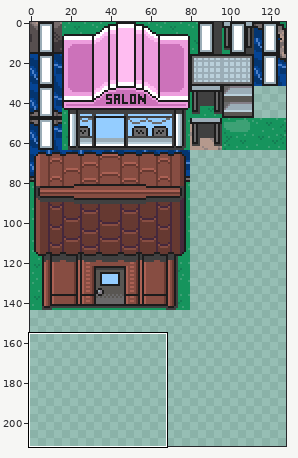
Two states of a pixel-art file, porytiles/islandgame_oranna_central_path/tileset.aseprite. Above, an overview of the earlier version with the close-up marked.
Close-up. Old version:
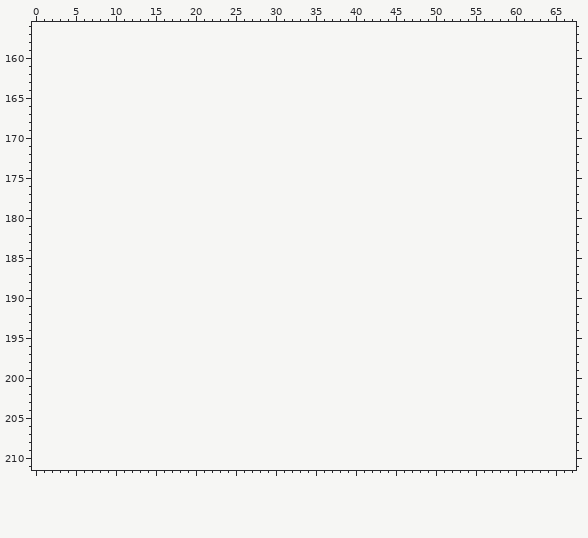
128x144 pixels, 1 frame. Shown: x 0..67, y 156..211. The old version is drawn lined up with the new one, on the new canvas. The wide view leaves out empty margins.
New version:
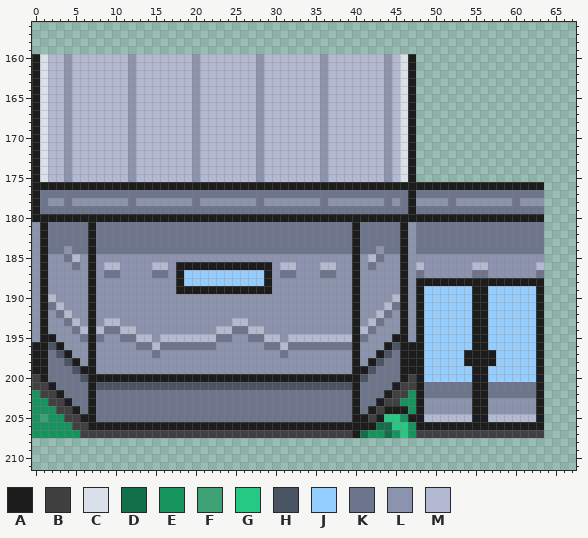
Palette (. is transparent): A #1c1c1c  B #404040  C #dae0ea  D #11704a  E #16945d  F #3da175  G #26c983  H #4a5462  J #94cdff  K #6d758d  L #8b93af  M #b3b9d1
Difference:
canvas 128x144 -> 128x256
@@ x 0..67 @@
 159 ....................................................................
-160 ....................................................................
-161 ....................................................................
-162 ....................................................................
-163 ....................................................................
-164 ....................................................................
-165 ....................................................................
-166 ....................................................................
-167 ....................................................................
-168 ....................................................................
-169 ....................................................................
-170 ....................................................................
-171 ....................................................................
-172 ....................................................................
-173 ....................................................................
-174 ....................................................................
-175 ....................................................................
-176 ....................................................................
-177 ....................................................................
-178 ....................................................................
-179 ....................................................................
-180 ....................................................................
-181 ....................................................................
-182 ....................................................................
-183 ....................................................................
-184 ....................................................................
-185 ....................................................................
-186 ....................................................................
-187 ....................................................................
-188 ....................................................................
-189 ....................................................................
-190 ....................................................................
-191 ....................................................................
-192 ....................................................................
-193 ....................................................................
-194 ....................................................................
-195 ....................................................................
-196 ....................................................................
-197 ....................................................................
-198 ....................................................................
-199 ....................................................................
-200 ....................................................................
-201 ....................................................................
-202 ....................................................................
-203 ....................................................................
-204 ....................................................................
-205 ....................................................................
-206 ....................................................................
-207 ....................................................................
+160 ACMMLMMMMMMMLMMMMMMMLMMMMMMMLMMMMMMMLMMMMMMMLMCA....................
+161 ACMMLMMMMMMMLMMMMMMMLMMMMMMMLMMMMMMMLMMMMMMMLMCA....................
+162 ACMMLMMMMMMMLMMMMMMMLMMMMMMMLMMMMMMMLMMMMMMMLMCA....................
+163 ACMMLMMMMMMMLMMMMMMMLMMMMMMMLMMMMMMMLMMMMMMMLMCA....................
+164 ACMMLMMMMMMMLMMMMMMMLMMMMMMMLMMMMMMMLMMMMMMMLMCA....................
+165 ACMMLMMMMMMMLMMMMMMMLMMMMMMMLMMMMMMMLMMMMMMMLMCA....................
+166 ACMMLMMMMMMMLMMMMMMMLMMMMMMMLMMMMMMMLMMMMMMMLMCA....................
+167 ACMMLMMMMMMMLMMMMMMMLMMMMMMMLMMMMMMMLMMMMMMMLMCA....................
+168 ACMMLMMMMMMMLMMMMMMMLMMMMMMMLMMMMMMMLMMMMMMMLMCA....................
+169 ACMMLMMMMMMMLMMMMMMMLMMMMMMMLMMMMMMMLMMMMMMMLMCA....................
+170 ACMMLMMMMMMMLMMMMMMMLMMMMMMMLMMMMMMMLMMMMMMMLMCA....................
+171 ACMMLMMMMMMMLMMMMMMMLMMMMMMMLMMMMMMMLMMMMMMMLMCA....................
+172 ACMMLMMMMMMMLMMMMMMMLMMMMMMMLMMMMMMMLMMMMMMMLMCA....................
+173 ACMMLMMMMMMMLMMMMMMMLMMMMMMMLMMMMMMMLMMMMMMMLMCA....................
+174 ACMMLMMMMMMMLMMMMMMMLMMMMMMMLMMMMMMMLMMMMMMMLMCA....................
+175 ACMMLMMMMMMMLMMMMMMMLMMMMMMMLMMMMMMMLMMMMMMMLMCA....................
+176 AAAAAAAAAAAAAAAAAAAAAAAAAAAAAAAAAAAAAAAAAAAAAAAAAAAAAAAAAAAAAAAA....
+177 AKKKKKKKKKKKKKKKKKKKKKKKKKKKKKKKKKKKKKKKKKKKKKKAKKKKKKKKKKKKKKKK....
+178 AKLLKLLLLLLLKLLLLLLLKLLLLLLLKLLLLLLLKLLLLLLLKLKALLLLKLLLLLLLKLLL....
+179 AKKKKKKKKKKKKKKKKKKKKKKKKKKKKKKKKKKKKKKKKKKKKKKAKKKKKKKKKKKKKKKK....
+180 AAAAAAAAAAAAAAAAAAAAAAAAAAAAAAAAAAAAAAAAAAAAAAAAAAAAAAAAAAAAAAAA....
+181 LAKKKKKAKKKKKKKKKKKKKKKKKKKKKKKKKKKKKKKKAKKKKKALKKKKKKKKKKKKKKKK....
+182 LAKKKKKAKKKKKKKKKKKKKKKKKKKKKKKKKKKKKKKKAKKKKKALKKKKKKKKKKKKKKKK....
+183 LAKKKKKAKKKKKKKKKKKKKKKKKKKKKKKKKKKKKKKKAKKKKKALKKKKKKKKKKKKKKKK....
+184 LAKKLKKAKKKKKKKKKKKKKKKKKKKKKKKKKKKKKKKKAKKLKKALKKKKKKKKKKKKKKKK....
+185 LALLKMLALLLLLLLLLLLLLLLLLLLLLLLLLLLLLLLLALMKLLALLLLLLLLLLLLLLLLL....
+186 LALLLKLALMMLLLLMMLAAAAAAAAAAAALMMLLLMMLLALKLLLALMLLLLLLMMLLLLLLM....
+187 LALLLLLALKKLLLLKKLAJJJJJJJJJJALKKLLLKKLLALLLLLALKLLLLLLKKLLLLLLK....
+188 LALLLLLALLLLLLLLLLAJJJJJJJJJJALLLLLLLLLLALLLLLALAAAAAAAAAAAAAAAA....
+189 LALLLLLALLLLLLLLLLAAAAAAAAAAAALLLLLLLLLLALLLLLALAJJJJJJAAJJJJJJA....
+190 LAMLLLLALLLLLLLLLLLLLLLLLLLLLLLLLLLLLLLLALLLLMALAJJJJJJAAJJJJJJA....
+191 LAKMLLLALLLLLLLLLLLLLLLLLLLLLLLLLLLLLLLLALLLMKALAJJJJJJAAJJJJJJA....
+192 LALKMLLALLLLLLLLLLLLLLLLLLLLLLLLLLLLLLLLALLMKLALAJJJJJJAAJJJJJJA....
+193 LALLKMLALMMLLLLLLLLLLLLLLMMLLLLLLLLLLLLLALMKLLALAJJJJJJAAJJJJJJA....
+194 LALLLKMAMKKMMLLLLLLLLLLMMKKMMLLLLLLLLLLLAMKLLLALAJJJJJJAAJJJJJJA....
+195 LAALLLKAKLLKKMMLMMMMMMMKKLLKKMMLMMMMMMMMAKLLLAALAJJJJJJAAJJJJJJA....
+196 AAHALLLALLLLLKKMKKKKKKKLLLLLLKKMKKKKKKKKALLLAHAAAJJJJJJAAJJJJJJA....
+197 AAKHALLALLLLLLLKLLLLLLLLLLLLLLLKLLLLLLLLALLAHKAAAJJJJJAAAAJJJJJA....
+198 AAKKHALALLLLLLLLLLLLLLLLLLLLLLLLLLLLLLLLALAHKKAAAJJJJJAAAAJJJJJA....
+199 AAKKKHAALLLLLLLLLLLLLLLLLLLLLLLLLLLLLLLLAAHKKKAAAJJJJJJAAJJJJJJA....
+200 BAKKKKHAAAAAAAAAAAAAAAAAAAAAAAAAAAAAAAAAAHKKKKABAJJJJJJAAJJJJJJA....
+201 BBAKKKKAHHHHHHHHHHHHHHHHHHHHHHHHHHHHHHHHAKKKKABBAKKKKKKAAKKKKKKA....
+202 EBBAKKKAKKKKKKKKKKKKKKKKKKKKKKKKKKKKKKKKAKKKABBEAKKKKKKAAKKKKKKA....
+203 EEBBAKKAKKKKKKKKKKKKKKKKKKKKKKKKKKKKKKKKAKKABBEEALLLLLLAALLLLLLA....
+204 EEEBBAKAKKKKKKKKKKKKKKKKKKKKKKKKKKKKKKKKAKABAAAEALLLLLLAALLLLLLA....
+205 EFEEBBAAKKKKKKKKKKKKKKKKKKKKKKKKKKKKKKKKAABAGGEAAMMMMMMAAMMMMMMA....
+206 EEEEEBBAAAAAAAAAAAAAAAAAAAAAAAAAAAAAAAAAAAADDGGEAAAAAAAAAAAAAAAA....
+207 EEEEEEBBBBBBBBBBBBBBBBBBBBBBBBBBBBBBBBBBADEEDEGEBBBBBBBBBBBBBBBB....
 208 ....................................................................
Boxes around the changes in both close-ups, in picture pixels (x1, y1, x2, y2):
added: (32, 54, 544, 438)
